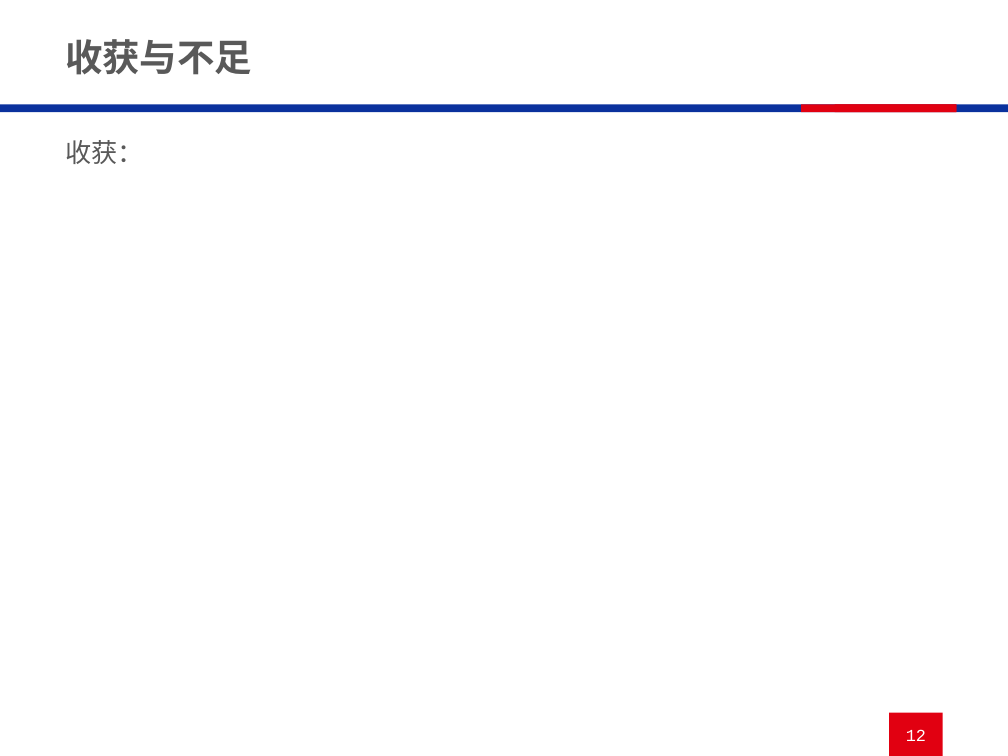
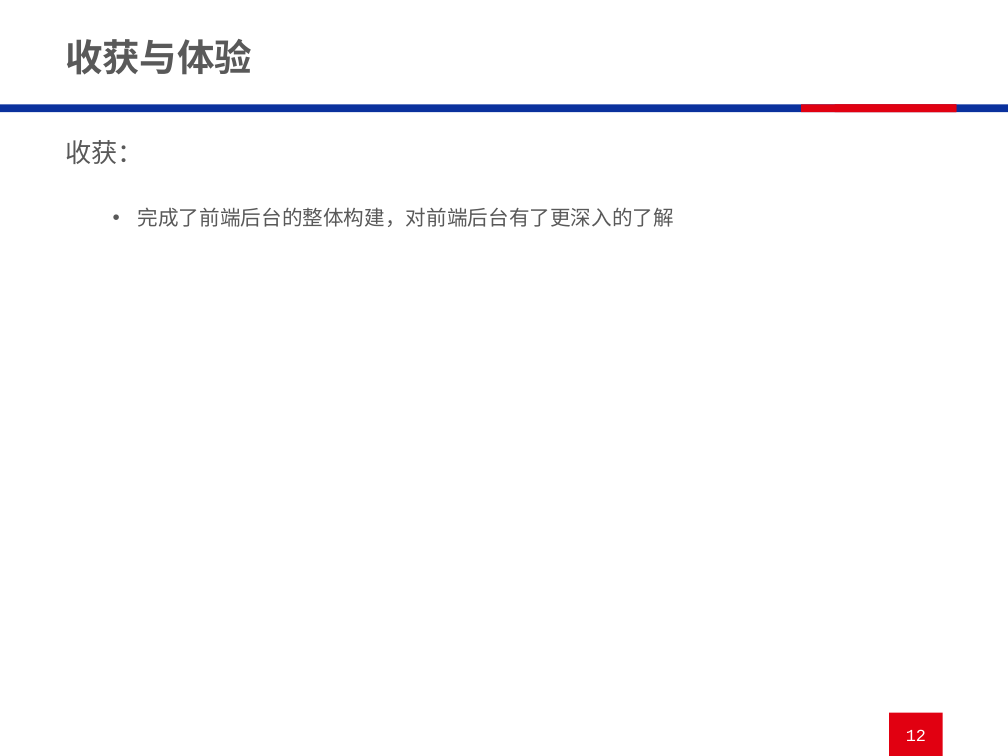
Before and after one commit to yangyiqwer/vue-sp, a slide deck: slide 12 of 答辩.pptx. Drawn at 1008x756 pixels with LibreOffice and Linux fonts; fonts in the diff are those of the drawing; background and template pictures are left out. Boxes give left, top, right and bottom in pixels: in the first picture for what was removed or moved away, otherwise in the second. Text is boxed around its words. In the diff, an @@ line names an element or a change of style, - is before the commit and + after.

```diff
--- a/答辩.pptx
+++ b/答辩.pptx
@@ title at bbox=[65, 39, 252, 75]: text changed @@
-收获与不足
+收获与体验
@@ text added at bbox=[138, 207, 674, 227], 11 pt, text #595959 @@
+• 完成了前端后台的整体构建，对前端后台有了更深入的了解
```
Also in this commit, not shown: 4 other slides changed, 1 slide added, 1 other file.
